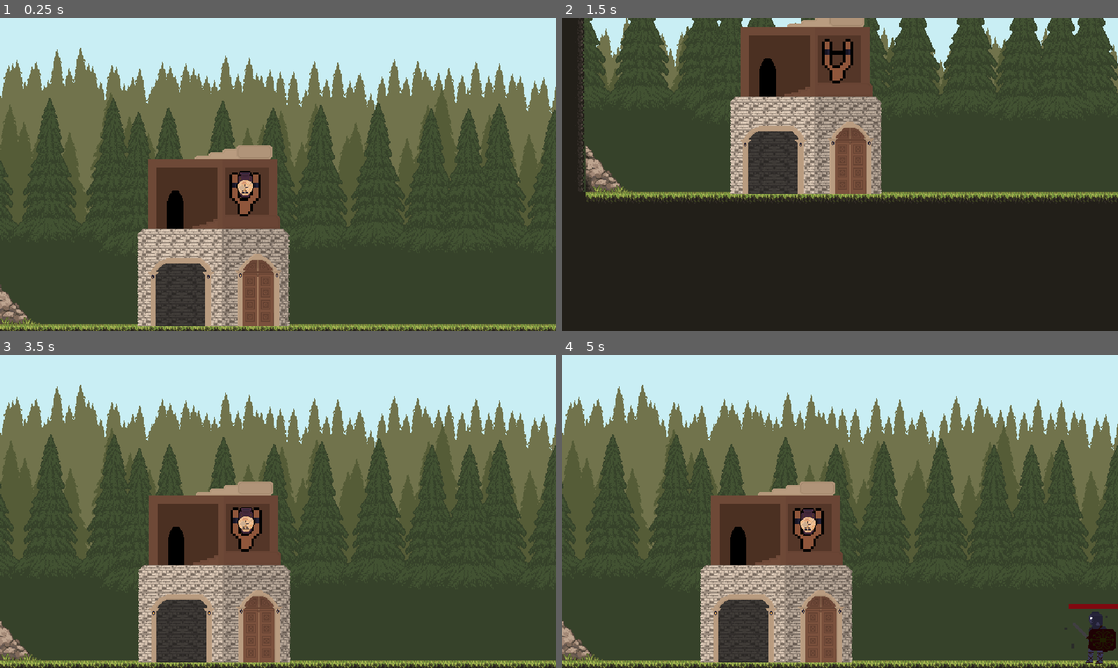
Above: before the commit, frames 1-4 (two rows, left to right).
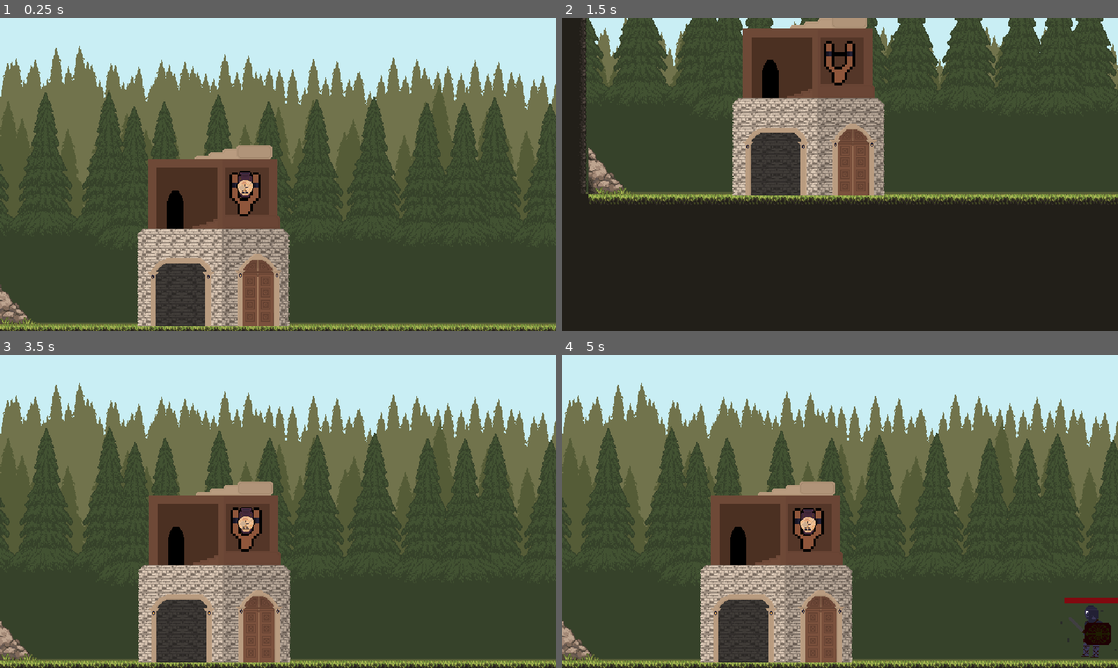
Above: after the commit, the same moments.

Repository: KasperKen/Assault-on-Archimedes
Game: Godot game, scene res://game.tscn
Same seed, same stepped clock (60 frames per second), same inputs: the game is played once before the commit and once after it.
Inputs (mouse positions are in pixels of both pictures, inside the frame that each line leads up to):
- Up to frame 1 (0.25 s): no input
- Up to frame 2 (1.5 s): tap Enter at 0.5 s; move the mouse to (806, 193) at 0.52 s; click (806, 193) at 0.6 s; move the mouse to (728, 190) at 1.27 s; click (728, 190) at 1.35 s
- Up to frame 3 (3.5 s): tap Space at 2 s; move the mouse to (333, 442) at 2.02 s; click (333, 442) at 2.1 s; tap Enter at 2.75 s; move the mouse to (250, 574) at 2.77 s; click (250, 574) at 2.85 s
- Up to frame 4 (5 s): move the mouse to (1006, 558) at 3.52 s; click (1006, 558) at 3.6 s; move the mouse to (673, 464) at 4.27 s; click (673, 464) at 4.35 s

The runs differ from the first frame. In frame 1, 6.5% of the frame differs, in the area x 0-100%, y 8-98%; in frame 2, 9.4%, in the area x 3-100%, y 0-60%; in frame 3, 6.6%; in frame 4, 7.3%.

Commit message:
Adjusted slingshot stretch distance and impulse

Diff:
--- a/game.tscn
+++ b/game.tscn
@@ -13,6 +13,7 @@
 [node name="Level" type="Node2D" parent="."]
 
 [node name="Map" parent="Level" instance=ExtResource("1_q8p1b")]
+position = Vector2(5, 7)
 
 [node name="ShadowOfRome" parent="Level" instance=ExtResource("4_tr8ev")]
 position = Vector2(718, 3)
--- a/scenes/slingshot/slingshot.gd
+++ b/scenes/slingshot/slingshot.gd
@@ -47,7 +47,7 @@
 	var drag_pos = get_local_mouse_position()
 
 	if drag_pos.distance_to(Center.position) > 150:
-		drag_pos = (drag_pos - Center.position).normalized() * 150 + Center.position
+		drag_pos = (drag_pos - Center.position).normalized() * 175 + Center.position
 	if dragging:
 		set_line_points(drag_pos)
 	if not dragging:
@@ -92,7 +92,7 @@
 func fire(projectile, velocity, distance):
 	ready_to_fire = false
 	SfxPlayer.play_sfx(fire_sfx)
-	projectile.apply_impulse(velocity / 10 * distance)
+	projectile.apply_impulse(velocity / 20 * distance)
 	projectile.throw_pot()
 
 
